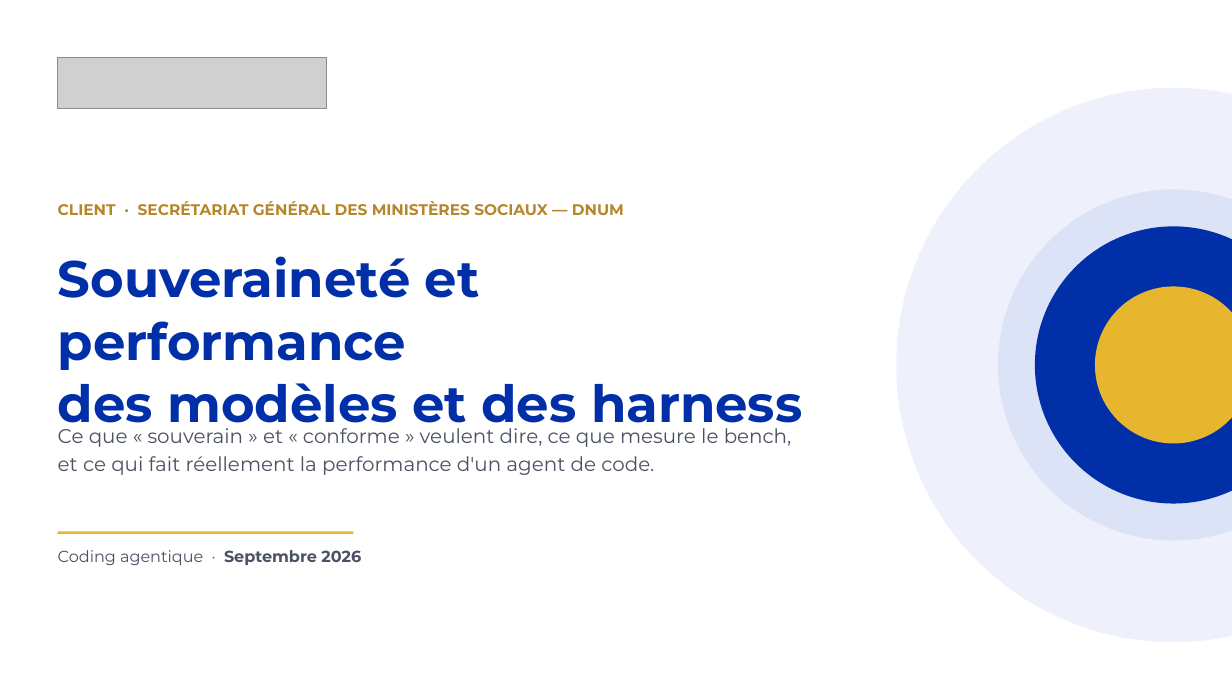
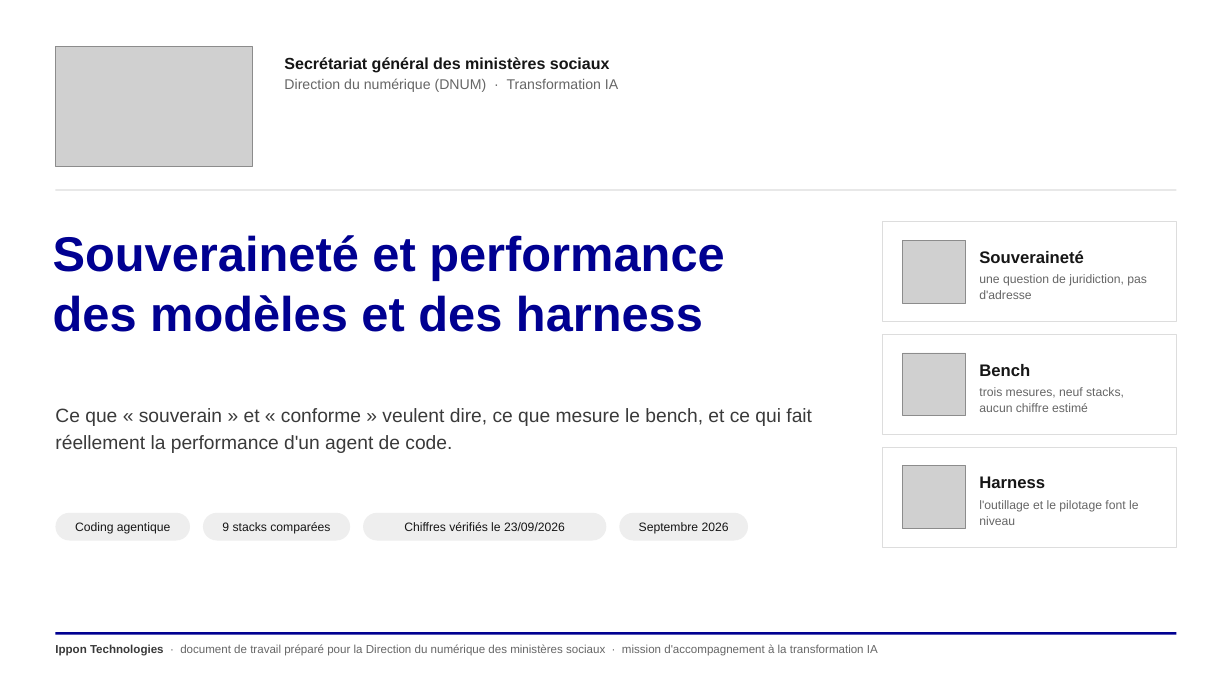
Before and after one commit to SocialGouv/transfo-ia, a slide deck: slide 1 of Livrables/Souverainete-Performance/Souverainete-Performance-Modeles-Harness.pptx. Drawn at 1232x693 pixels with LibreOffice and Linux fonts; fonts in the diff are those of the drawing; grey boxes stand for pictures. Boxes give left, top, right and bottom in pixels: in the first picture for what was removed or moved away, otherwise in the second. Text is boxed around its words. In the diff, an @@ line names an element or a change of style, - is before the commit and + after.

```diff
--- a/Livrables/Souverainete-Performance/Souverainete-Performance-Modeles-Harness.pptx
+++ b/Livrables/Souverainete-Performance/Souverainete-Performance-Modeles-Harness.pptx
@@ picture added at box(55, 46, 252, 166) @@
@@ picture removed at box(57, 57, 326, 108) @@
@@ text at box(284, 57, 618, 92): text changed; size 12 to 11 pt; font Montserrat to Arial; text colour #B5862A to #666666; bold off @@
-CLIENT · SECRÉTARIAT GÉNÉRAL DES MINISTÈRES SOCIAUX — DNUM
+Secrétariat général des ministères sociaux
+Direction du numérique (DNUM) · Transformation IA
@@ ellipse removed at box(897, 88, 1232, 642) @@
@@ rectangle added at box(55, 189, 1177, 190), fill #DDDDDD @@
@@ ellipse removed at box(998, 189, 1232, 541) @@
@@ text "Souveraineté et performance": place and size @@
-text "Souveraineté et performance" at box(58, 256, 802, 435)
+text "Souveraineté et performance" at box(53, 235, 724, 332)
@@ text "Souveraineté et performance" at box(53, 235, 724, 332): size 40 to 38 pt, font Montserrat to Arial, text colour #002FA7 to #000091 @@
@@ rectangle added at box(883, 222, 1177, 322), fill #FFFFFF, outline #DDDDDD 0.75 pt @@
@@ ellipse removed at box(1035, 226, 1232, 504) @@
@@ picture added at box(903, 240, 966, 303) @@
@@ text added at box(979, 250, 1147, 299), 9.5 pt, text #666666 @@
+Souveraineté
+une question de juridiction, pas d'adresse
@@ ellipse removed at box(1095, 287, 1232, 444) @@
@@ rectangle added at box(883, 335, 1177, 434), fill #FFFFFF, outline #DDDDDD 0.75 pt @@
@@ picture added at box(903, 353, 966, 416) @@
@@ text added at box(979, 364, 1124, 412), 9.5 pt, text #666666 @@
+Bench
+trois mesures, neuf stacks, aucun chiffre estimé
@@ text "Ce que « souverain » ...": place and size @@
-text "Ce que « souverain » ..." at box(58, 428, 792, 475)
+text "Ce que « souverain » ..." at box(55, 408, 812, 453)
@@ text "Ce que « souverain » ..." at box(55, 408, 812, 453): size 15.5 to 15 pt, font Montserrat to Arial, text colour #4A5162 to #3A3A3A; line spacing 1.15 to 1.18 @@
@@ rectangle added at box(883, 447, 1177, 547), fill #FFFFFF, outline #DDDDDD 0.75 pt @@
@@ picture added at box(903, 466, 966, 529) @@
@@ text added at box(979, 476, 1138, 525), 9.5 pt, text #666666 @@
+Harness
+l'outillage et le pilotage font le niveau
@@ text "Coding agentique" at box(75, 522, 170, 534): vertical alignment top to middle @@
@@ rounded rectangle added at box(55, 513, 190, 541), fill #EEEEEE @@
@@ rectangle removed at box(57, 531, 353, 534) @@
@@ text at box(75, 522, 170, 534): text changed; size 12.5 to 9.5 pt; font Montserrat to Arial; text colour #4A5162 to #161616 @@
-Coding agentique · Septembre 2026
+Coding agentique
@@ rounded rectangle added at box(203, 513, 350, 541), fill #EEEEEE @@
@@ text added at box(222, 522, 330, 534), 9.5 pt, text #161616 @@
+9 stacks comparées
@@ rounded rectangle added at box(363, 513, 606, 541), fill #EEEEEE @@
@@ text added at box(404, 522, 565, 531), 9.5 pt, text #161616 @@
+Chiffres vérifiés le 23/09/2026
@@ rounded rectangle added at box(619, 513, 748, 541), fill #EEEEEE @@
@@ text added at box(639, 522, 729, 534), 9.5 pt, text #161616 @@
+Septembre 2026
@@ rectangle added at box(55, 632, 1177, 635), fill #000091 @@
@@ text added at box(55, 644, 878, 656), 9 pt, text #666666 @@
+Ippon Technologies · document de travail préparé pour la Direction du numérique des ministères sociaux · mission d'accompagnement à la transformation IA
```
Also in this commit, not shown: 4 other slides changed, 31 other files.
